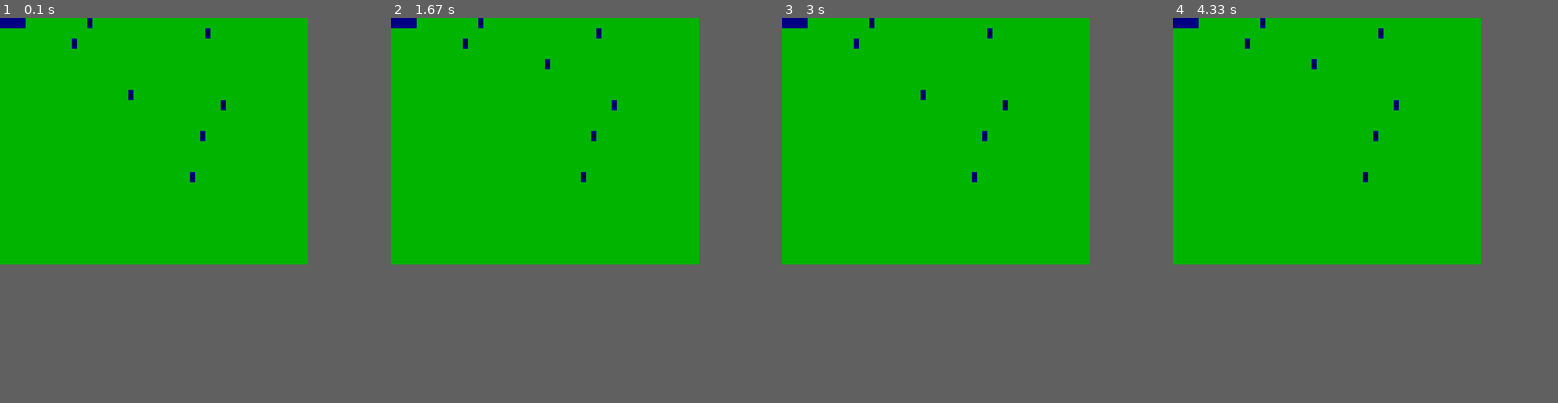
Above: before the commit, frames 1-4 (left to right).
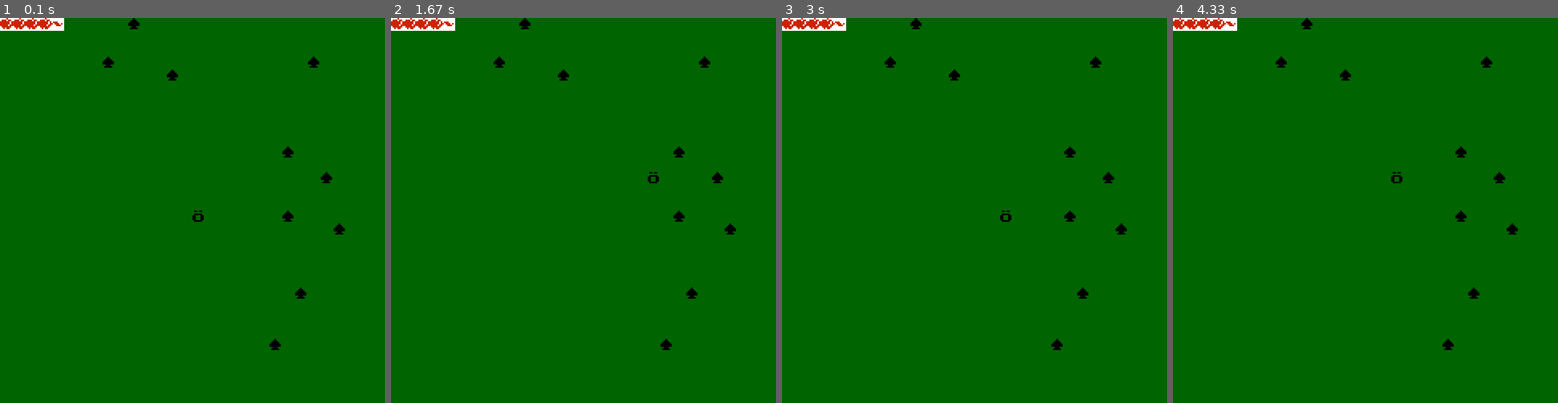
Above: after the commit, the same moments.

Repository: EuMiguelll/Projeto-Python-Individual-EuMiguel
Game: pygame game, started from codigo/jogo.py
Same seed, same stepped clock (60 frames per second), same inputs: the game is played once before the commit and once after it.
Inputs:
- Up to frame 1 (0.1 s): no input
- Up to frame 2 (1.67 s): hold Right 0.33-0.8 s; hold Up 0.83-1.28 s; hold Right from 1.32 s (still down)
- Up to frame 3 (3 s): release Right at 1.8 s; hold Left 1.83-2.37 s; hold Down 2.4-2.92 s; hold Left from 2.95 s (still down)
- Up to frame 4 (4.33 s): release Left at 3.48 s; hold Up 3.52-4.05 s; hold Right from 4.08 s (still down)
In our replay, the window is 600x480 before the commit and 750x750 after it. These sizes can differ from the game's own. Grey fills any space a smaller window leaves; there, only what the larger window draws over its background counts as a difference.

The runs differ from the first frame. In frame 1, 51% of the frame differs, in the area x 0-90%, y 0-87%; in frame 2, 51%; in frame 3, 51%; in frame 4, 51%.

Commit message:
Troquei engine do jogo, vidas sao removidas quando toca no espinho e mostra mensagem, mas tem que mostrar qndo ele tiver em cima. arrumei tamanho da tela e coloquei fonte personalizada

Diff:
--- a/codigo/constantes.py
+++ b/codigo/constantes.py
@@ -11,6 +11,7 @@
 AZUL = [0, 0, 130]
 AMARELO = [255, 255, 0]
 VERMELHO = [255, 0, 0]
+VERMELHO_ESCURO = [204, 34,0]
 ROXO = [200, 0, 200]
 MARROM_ESCURO = [100, 50, 0]
 MARROM_MAIS_ESCURO = [75, 40, 0]
@@ -24,9 +25,10 @@
 # Objetos
 # As constantes abaixo são os caracteres que representam cada objeto no mapa.
 # Você pode mudar os caracteres para o que preferir.
-JOGADOR = '🚗'
-CORACAO = '❤️'
-ESPINHO = '#'
-MONSTRO = '☠'
-PAREDE = '▣'
-VIDA = "💕"
+JOGADOR = 'ӧ'
+CORACAO = ''
+ESPINHO = '♠'
+MONSTRO = 'ϊ'
+PAREDE = '#'
+VIDA = "♥"
+DANO = "~"
--- a/codigo/inicializacao.py
+++ b/codigo/inicializacao.py
@@ -53,21 +53,36 @@
     # Cria lista de listas, cada uma com 50 espaços em branco
     # Você pode mudar esta lista, inclusive seu tamanho, à vontade
     mapa = [
-        [' '] * 50,
-        [' '] * 50,
-        [' '] * 50,
-        [' '] * 50,
-        [' '] * 50,
-        [' '] * 50,
-        [' '] * 50,
-        [' '] * 50,
-        [' '] * 50,
-        [' '] * 50,
-        [' '] * 50,
-        [' '] * 50,
-        [' '] * 50,
-        [' '] * 50,
-        [' '] * 50,
+        [' '] * 30,
+        [' '] * 30,
+        [' '] * 30,
+        [' '] * 30,
+        [' '] * 30,
+        [' '] * 30,
+        [' '] * 30,
+        [' '] * 30,
+        [' '] * 30,
+        [' '] * 30,
+        [' '] * 30,
+        [' '] * 30,
+        [' '] * 30,
+        [' '] * 30,
+        [' '] * 30,
+        [' '] * 30,
+        [' '] * 30,
+        [' '] * 30,
+        [' '] * 30,
+        [' '] * 30,
+        [' '] * 30,
+        [' '] * 30,
+        [' '] * 30,
+        [' '] * 30,
+        [' '] * 30,
+        [' '] * 30,
+        [' '] * 30,
+        [' '] * 30,
+        [' '] * 30,
+        [' '] * 30,
     ]
 
     largura_mapa = len(mapa[0])
@@ -80,12 +95,12 @@
     posicoes_ocupadas = [pos_jogador]
     objetos = []
     objetos += gera_objetos(8, CORACAO, VERMELHO, largura_mapa, altura_mapa, posicoes_ocupadas)
-    objetos += gera_objetos(6, ESPINHO, VERDE_CLARO, largura_mapa, altura_mapa, posicoes_ocupadas)
+    objetos += gera_objetos(12, ESPINHO, VERDE_CLARO, largura_mapa, altura_mapa, posicoes_ocupadas)
 
     return {
         'tela_atual': TELA_JOGO,
         'pos_jogador': pos_jogador,
-        'vidas': 1,  # Quantidade atual de vidas do jogador - ele pode perder vidas ao colidir com espinhos ou ganhar vidas ao pegar corações
+        'vidas': 4,  # Quantidade atual de vidas do jogador - ele pode perder vidas ao colidir com espinhos ou ganhar vidas ao pegar corações
         'max_vidas': 5,  # Quantidade máxima de vidas que o jogador pode ter - o valor da chave 'vidas' nunca pode ser maior que o valor da chave 'max_vidas'
         'objetos': objetos,
         'mapa': mapa,
--- a/codigo/motor_grafico/constantes_do_motor.py
+++ b/codigo/motor_grafico/constantes_do_motor.py
@@ -8,6 +8,6 @@
 SETA_BAIXO = 'BAIXO'
 
 # Constantes específicas para o motor pygame
-LARGURA_CARACTERE = 10  # Em pixels
-LARGURA_TELA_CHARS = 60  # Em caracteres
-ALTURA_TELA_CHARS = 24  # Em caracteres
+LARGURA_CARACTERE = 25  # Em pixels
+LARGURA_TELA_CHARS = 30  # Em caracteres
+ALTURA_TELA_CHARS = 30  # Em caracteres
--- a/codigo/motor_grafico/motor_pygame.py
+++ b/codigo/motor_grafico/motor_pygame.py
@@ -119,11 +119,11 @@
 
     encontrou_tamanho_certo = False
     while not encontrou_tamanho_certo:
-        fonte = pygame.font.SysFont('monospace', tamanho)
+        fonte = pygame.font.Font('PressStart2P-Regular.ttf', tamanho)
         if fonte.size(' ')[0] > consts.LARGURA_CARACTERE:
             tamanho -= 1
             encontrou_tamanho_certo = True
         else:
             tamanho += 1
-    __ASSETS['fonte'] = pygame.font.SysFont('monospace', tamanho)
+    __ASSETS['fonte'] = pygame.font.Font('PressStart2P-Regular.ttf', tamanho)
     return __ASSETS['fonte'].size(' ')
--- a/codigo/tela_jogo.py
+++ b/codigo/tela_jogo.py
@@ -12,23 +12,26 @@
     motor.preenche_fundo(janela, BRANCO)
 
     # O seu código deve desenhar a tela do jogo aqui a partir dos valores no dicionário "estado"
-    # APAGUE ESTA LINHA E A LINHA ABAIXO E ESCREVA SEU CÓDIGO AQUI
+
+    #desenha a tela
     for y in range(altura_tela):
         for x in range(largura_tela):
-            motor.desenha_string(janela, x, y, "A", VERDE_CLARO, VERDE_CLARO)
-
-    string_vida = (estado["vidas"]*CORACAO)+(estado["max_vidas"]-estado["vidas"])*"💀"
+            motor.desenha_string(janela, x, y, " ", VERDE_ESCURO, VERDE_ESCURO)
 
     #Desenha vida com caveiras no espaco restante
-    motor.desenha_string(janela, 0,0, string_vida, AZUL, AZUL)
+    string_vida = (estado["vidas"]*CORACAO)+(estado["max_vidas"]-estado["vidas"])*DANO
+    motor.desenha_string(janela, 0,0, string_vida, BRANCO, VERMELHO_ESCURO)
 
     #desenha os espinhos
     for objeto in estado["objetos"]:
         if objeto["tipo"] == ESPINHO:
-            motor.desenha_string(janela, objeto["posicao"][0], objeto["posicao"][1], ESPINHO, AZUL, PRETO)
+            motor.desenha_string(janela, objeto["posicao"][0], objeto["posicao"][1], ESPINHO, VERDE_ESCURO, PRETO)
 
     #desenha o personagem principal
-    motor.desenha_string(janela, estado["pos_jogador"][0], estado["pos_jogador"][1], JOGADOR, AZUL, PRETO)
+    motor.desenha_string(janela, estado["pos_jogador"][0], estado["pos_jogador"][1], JOGADOR, VERDE_ESCURO, PRETO)
+
+    #desenha as mensagens
+    motor.desenha_string(janela,0, 29, estado['mensagem'], BRANCO, PRETO )
 
     motor.mostra_janela(janela)
 
@@ -43,11 +46,20 @@
     # Começamos apagando a mensagem anterior, pois ela já foi mostrada no frame anterior
     estado['mensagem'] = ''
 
+    for objeto in estado["objetos"]:
+        if objeto["tipo"] == ESPINHO:
+            if objeto["posicao"] == estado["pos_jogador"]:
+                estado["mensagem"] = "VOCE TOCOU NO ESPINHO!! -1HP"
+                estado["vidas"] -=1
+
+
     # Escreva seu código para atualizar o dicionário "estado" com base na tecla apertada pelo jogador aqui
+    #andar direita e esquerda
     if tecla == motor.SETA_DIREITA:
         estado["pos_jogador"][0]+=1
     if tecla == motor.SETA_ESQUERDA:
         estado["pos_jogador"][0]-=1
+    #andar cima e baixo
     if tecla == motor.SETA_CIMA:
         estado["pos_jogador"][1]-=1
     if tecla == motor.SETA_BAIXO:
Binary file added: codigo/PressStart2P-Regular.ttf
